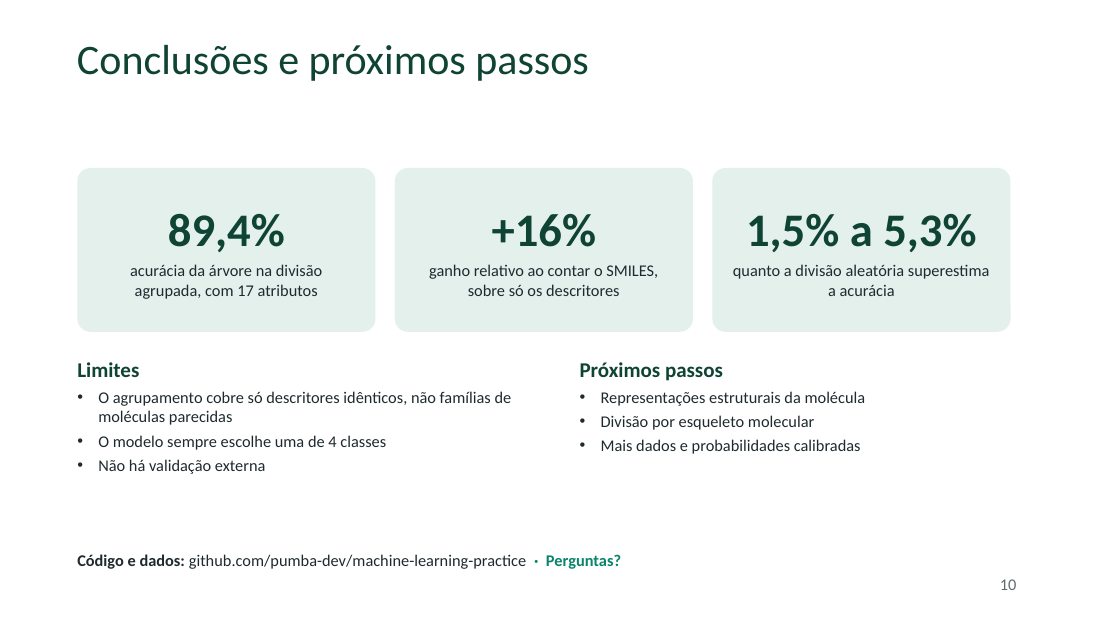
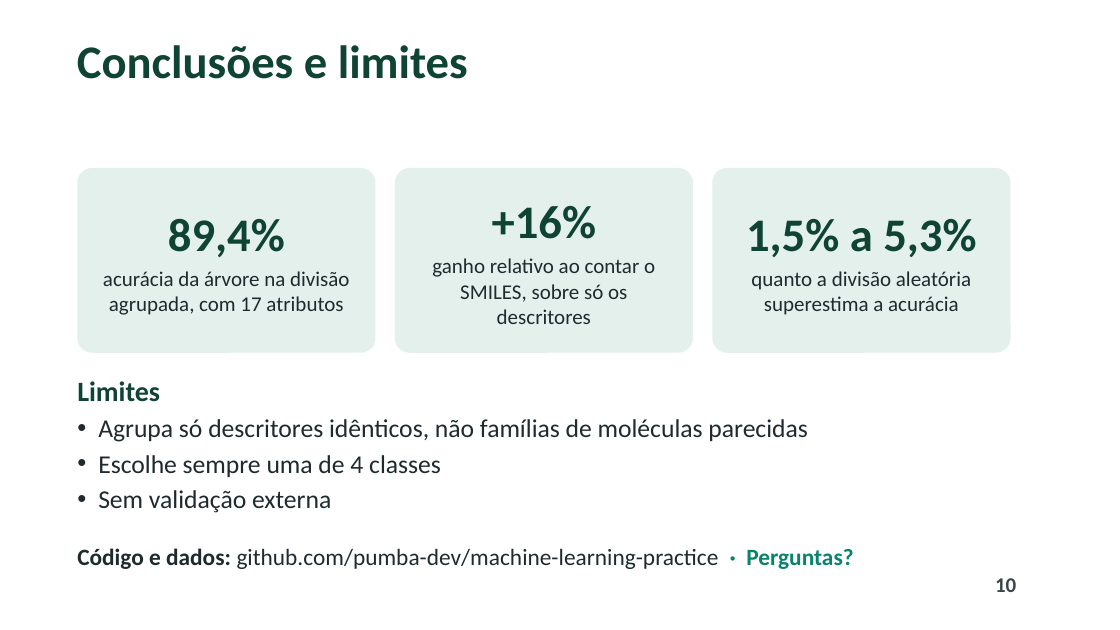
Before and after one commit to pumba-dev/machine-learning-practice, a slide deck: slide 10 of slides/apresentacao.pptx. Drawn at 1120x630 pixels with LibreOffice and Linux fonts; fonts in the diff are those of the drawing; background and template pictures are left out. Boxes give left, top, right and bottom in pixels: in the first picture for what was removed or moved away, otherwise in the second. Text is boxed around its words. In the diff, an @@ line names an element or a change of style, - is before the commit and + after.

```diff
--- a/slides/apresentacao.pptx
+++ b/slides/apresentacao.pptx
@@ title at [77, 45, 468, 79]: text changed; size 36 to 40 pt; bold on @@
-Conclusões e próximos passos
+Conclusões e limites
@@ rounded rectangle "89,4%": place and size @@
-rounded rectangle "89,4%" at [77, 168, 376, 332]
+rounded rectangle "89,4%" at [77, 168, 376, 353]
@@ rounded rectangle "+16%": place and size @@
-rounded rectangle "+16%" at [395, 168, 693, 332]
+rounded rectangle "+16%" at [395, 168, 693, 353]
@@ rounded rectangle "1,5% a 5,3%": place and size @@
-rounded rectangle "1,5% a 5,3%" at [712, 168, 1011, 332]
+rounded rectangle "1,5% a 5,3%" at [712, 168, 1011, 353]
@@ text in rounded rectangle at [432, 258, 655, 324]: size 14 to 18 pt @@
@@ text in rounded rectangle at [103, 271, 349, 315]: size 14 to 18 pt @@
@@ text in rounded rectangle at [751, 271, 971, 315]: size 14 to 18 pt in "quanto a divisão aleatória superestima a acurácia" @@
@@ text at [77, 381, 160, 402]: size 18 to 24 pt in "Limites" @@
@@ text "Limites": place and size @@
-text "Limites" at [77, 362, 512, 474]
+text "Limites" at [77, 381, 807, 513]
@@ text removed at [580, 362, 866, 454] @@
-Próximos passos
-• Representações estruturais da molécula
-• Divisão por esqueleto molecular
-• Mais dados e probabilidades calibradas
@@ text at [98, 419, 807, 513]: text changed; size 14 to 22 pt @@
-• O agrupamento cobre só descritores idênticos, não famílias de moléculas parecidas
-• O modelo sempre escolhe uma de 4 classes
-• Não há validação externa
+• Agrupa só descritores idênticos, não famílias de moléculas parecidas
+• Escolhe sempre uma de 4 classes
+• Sem validação externa
@@ text "Código e dados: github.com/pumba-dev/machine-learning-practi ..." at [77, 548, 853, 569]: size 14 to 20 pt @@
@@ page number at [995, 578, 1016, 592]: size 14 to 18 pt, text colour #5F6B6D to #3C4649, bold on @@
```
Also in this commit, not shown: 9 other slides changed, 4 other files.
